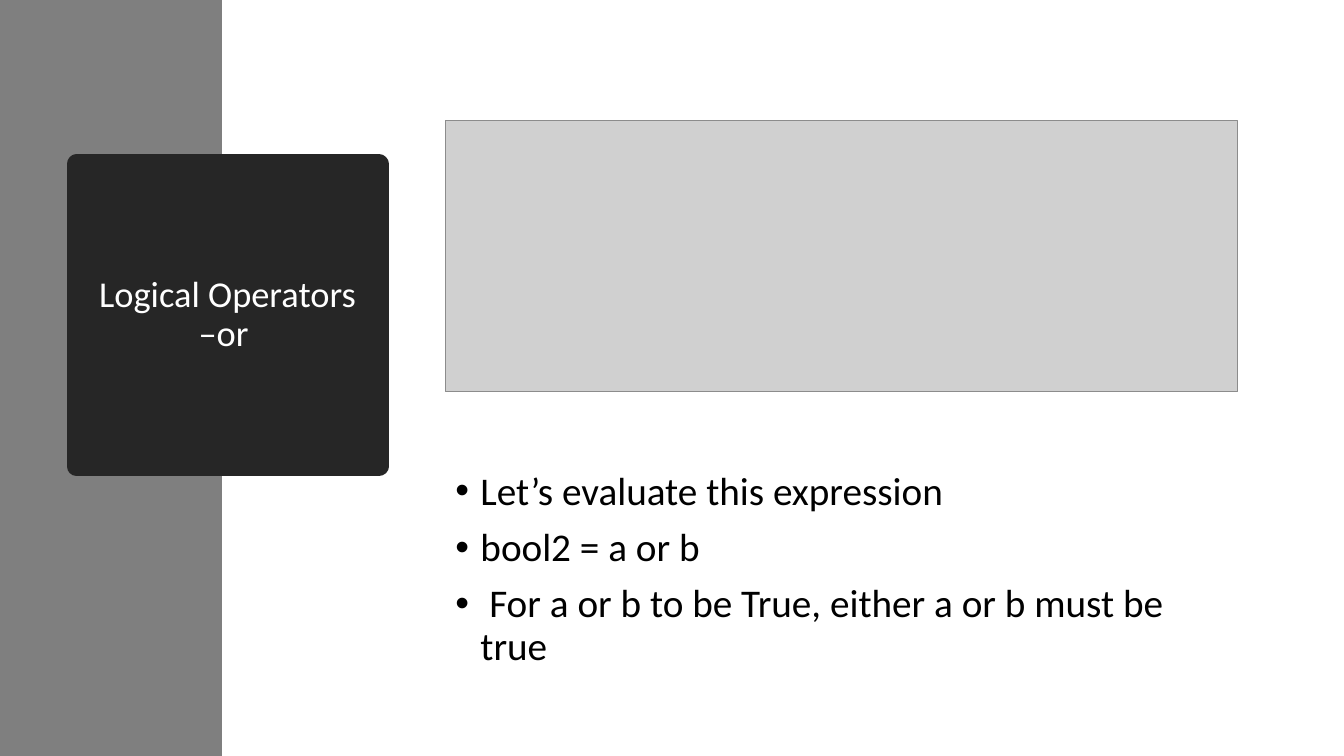
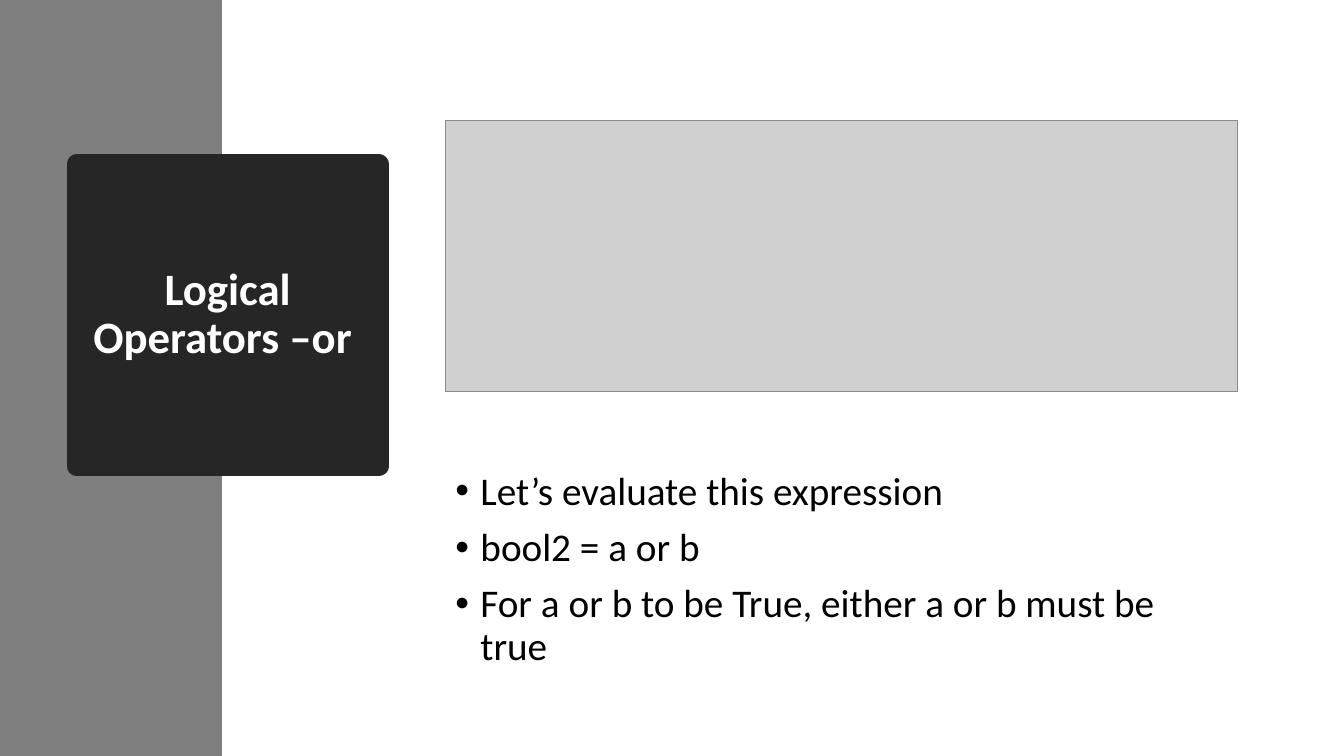
Before and after one commit to HKohin/Python-for-Upward-Bound-Program, a slide deck: slide 34 of PYTHON_5_Operators in Python.pptx. Drawn at 1344x756 pixels with LibreOffice and Linux fonts; fonts in the diff are those of the drawing; grey boxes stand for pictures. Boxes give left, top, right and bottom in pixels: in the first picture for what was removed or moved away, otherwise in the second. Text is boxed around its words. In the diff, an @@ line names an element or a change of style, - is before the commit and + after.

```diff
--- a/PYTHON_5_Operators in Python.pptx
+++ b/PYTHON_5_Operators in Python.pptx
@@ title "Logical Operators –or" at [77,164,379,467]: size 26 to 32 pt, bold on @@
@@ text "Let’s evaluate this expression" rewrapped from [480,477,1163,661] to [480,477,1154,661] @@
```
Also in this commit, not shown: 4 other slides changed.
